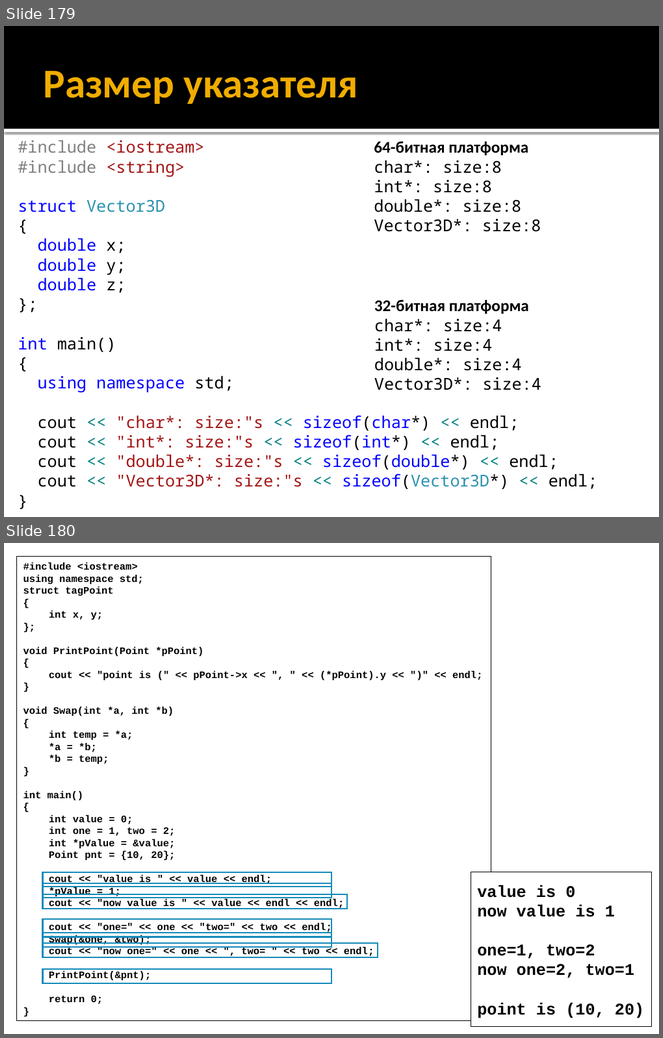
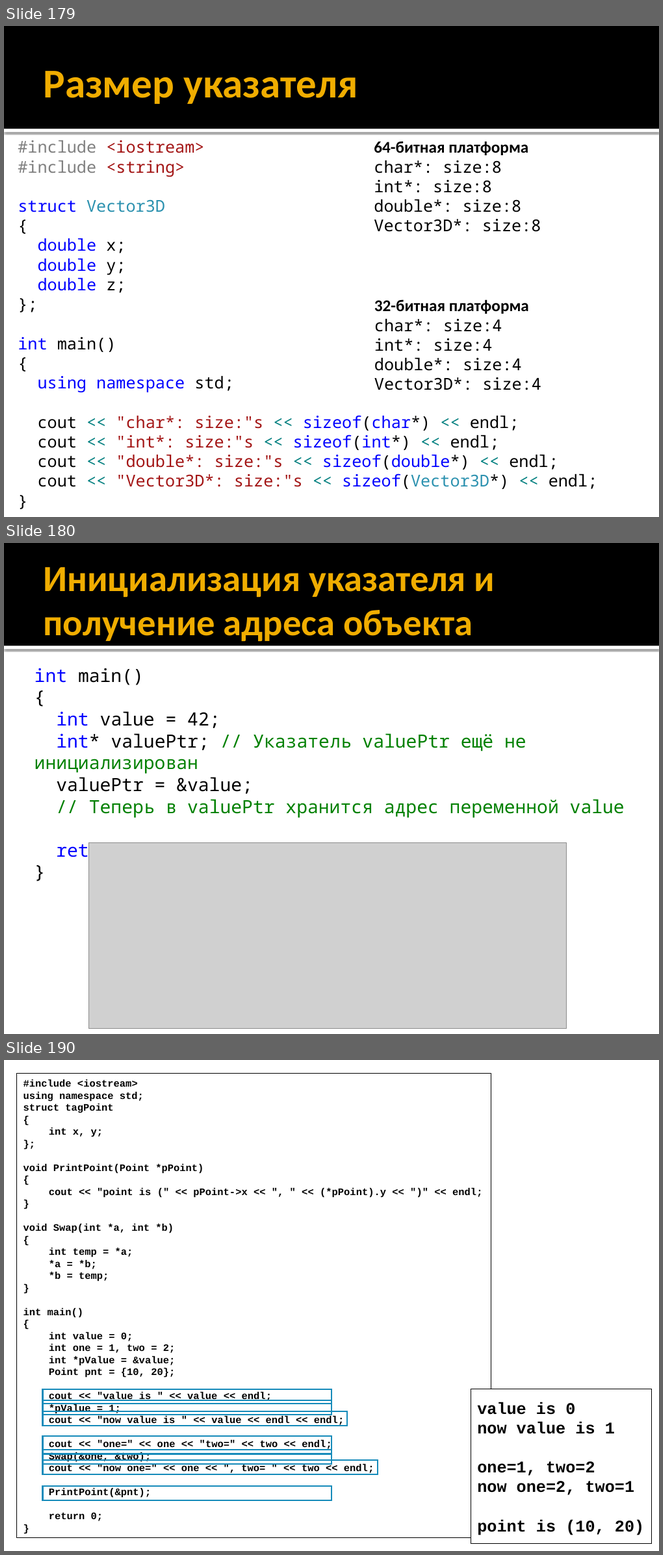
Before and after one commit to alexey-malov/oop, a slide deck: lectures/01/Синтаксис C++.pptx. Shown one above the other, each under a label of ours: slides 179 and 180 before the commit, slides 179, 180 and 190 after it; the slides between them are not shown. The pictures are 663x1038 and 663x1555 pixels, drawn with LibreOffice and Linux fonts; fonts in the diff are those of the drawing; grey boxes stand for pictures. Boxes give left, top, right and bottom in pixels: in the first picture for what was removed or moved away, otherwise in the second. Text is boxed around its words. In the diff, an @@ line names an element or a change of style, - is before the commit and + after.

```diff
--- a/lectures/01/Синтаксис C++.pptx
+++ b/lectures/01/Синтаксис C++.pptx
@@ slide 180 added at [4,543,659,1034], background #FFFFFF; not listed: 2 template elements that a slide beside it also shows @@
@@ title added at [43,567,495,641], 40.5 pt, text #F0AD00, bold @@
+Инициализация указателя и получение адреса объекта
@@ text added at [35,668,625,861], 20 pt, text #008000 @@
+int main()
+{
+int value = 42;
+int* valuePtr; // Указатель valuePtr ещё не инициализирован
+valuePtr = &value;
+// Теперь в valuePtr хранится адрес переменной value
+return 0;
+}
@@ picture added at [89,843,567,1029] @@
@@ what was slide 180 is now slide 190 @@
```
Also in this commit, not shown: 1 slide changed, 9 other slides added.
